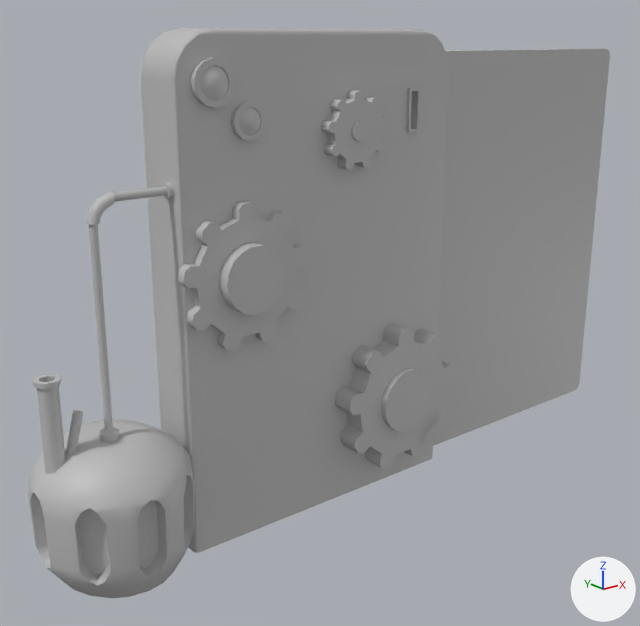
What one commit did to the FBX model Assets/M_Assets/Environment_Assets/Main_Door.fbx.
One viewpoint serves both versions: a 50 mm camera at (-4.99, -6.9, 4.52) aimed at (0.34, -0.24, 1.86). The lights are fixed; the arrows at lower right show +X, +Y and +Z. Where no turn or scale is listed for an object, it has been applied to the vertices.

The scene before the commit, as lines of its bpy script (objects in view):
```python
me_mesh = bpy.data.meshes.new('Mesh')
me_mesh.from_pydata(...)  # 145 vertices, 126 faces; spans x -0.646..0.646, y -0.104..0.104, z -0.636..0.636
me_mesh.materials.append(mat_lambert26)  # grey #bcbcbc
me_mesh_002 = bpy.data.meshes.new('Mesh.002')
me_mesh_002.from_pydata(...)  # 145 vertices, 126 faces; spans x -0.742..0.742, y -0.146..0.146, z -0.731..0.731
me_mesh_002.materials.append(mat_lambert26)  # grey #bcbcbc
me_mesh_003 = bpy.data.meshes.new('Mesh.003')
me_mesh_003.from_pydata(...)  # 24 vertices, 22 faces; spans x -2.98..0.03, y -0.06..0.17, z -2.16..2.16
me_mesh_003.materials.append(mat_lambert26)  # grey #bcbcbc
ob_gear_1 = bpy.data.objects.new('Gear_1', me_mesh_002)
ob_gear_1.location = (0.93, -0.81, 0.99)
ob_gear_2 = bpy.data.objects.new('Gear_2', me_mesh)
ob_gear_2.location = (-0.85, -0.77, 2.54)
ob_main_door_movable = bpy.data.objects.new('Main_Door_Movable', me_mesh_003)
ob_main_door_movable.location = (4.5, -0.43, 2.21)
# also in view: 'Gear_3' at (0.36, -0.73, 3.7); 'Main_Door_Static' at (-0.55, -0.49, 2.28)
```
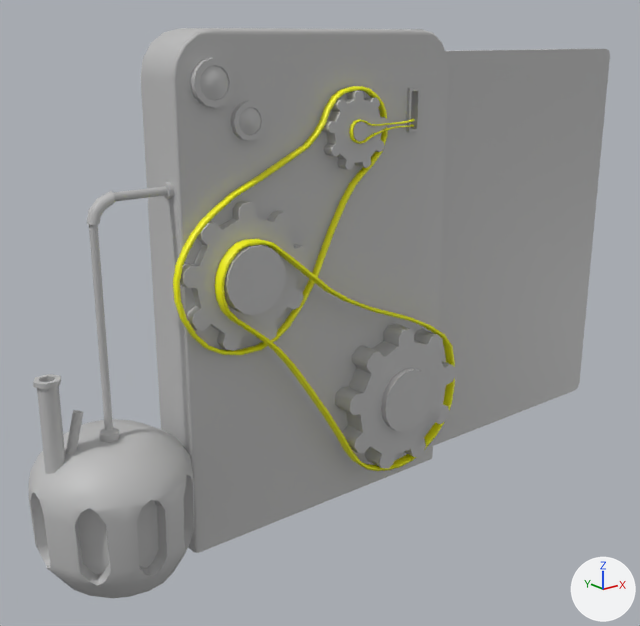
The change in detail:
Material 'Moving_Belt' (mat_moving_belt) is new.
Its base color is (1.0, 1.0, 0.0) (yellow #ffff00).
Mesh me_mesh_1 is new.
It has 476 vertices, 395 faces and spans x -1.63..1.63, y -0.21..0.21, z -1.94..1.94.
It uses material mat_moving_belt (yellow #ffff00).
Object 'defaultBrush1Main1' (ob_defaultbrush1main1) is new; it shows me_mesh_1.
Its location is (0.08, -0.64, 2.14).

Boxes (x1, y1, x2, y2) around the edits, measured in the pictures (640 x 626 px):
'defaultBrush1Main1', added (yellow)
    after: (173, 86, 455, 471)
